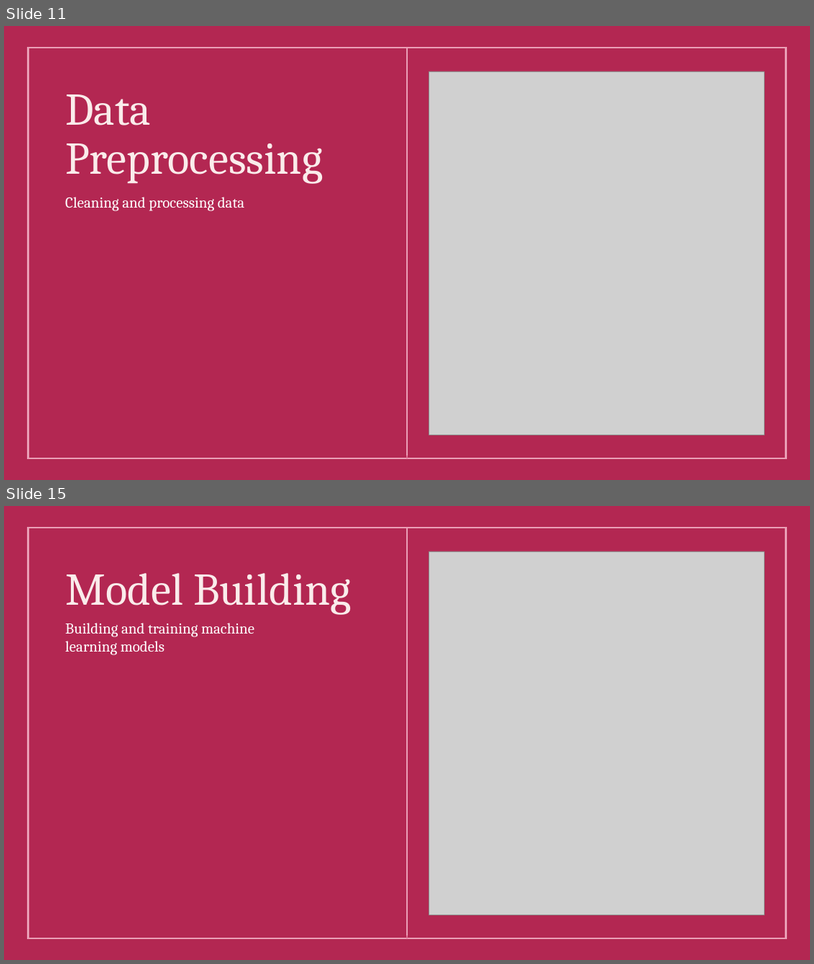
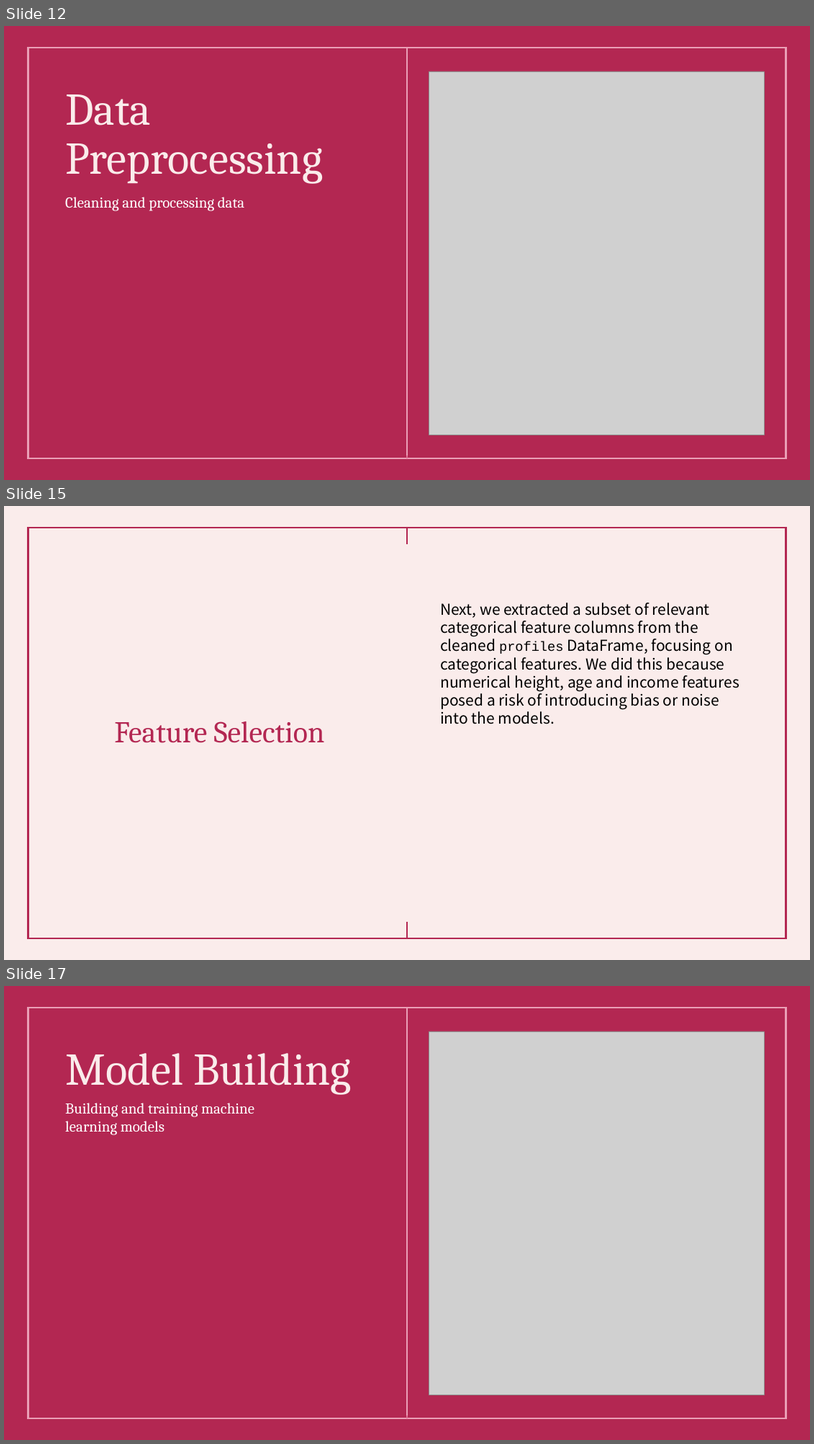
Before and after one commit to FaatimahMajothi98/OKCupid-Machine-Learning-Portfolio-Project, a slide deck: OKCupid-Date-A-Scientist-Starter/OKCupid – Machine Learning Analysis.pptx. Shown one above the other, each under a label of ours: slides 11 and 15 before the commit, slides 12, 15 and 17 after it; the slides between them are not shown. The pictures are 814x964 and 814x1444 pixels, drawn with LibreOffice and Linux fonts; fonts in the diff are those of the drawing; grey boxes stand for pictures. Boxes give left, top, right and bottom in pixels: in the first picture for what was removed or moved away, otherwise in the second. Text is boxed around its words. In the diff, an @@ line names an element or a change of style, - is before the commit and + after.

```diff
--- a/OKCupid-Date-A-Scientist-Starter/OKCupid – Machine Learning Analysis.pptx
+++ b/OKCupid-Date-A-Scientist-Starter/OKCupid – Machine Learning Analysis.pptx
@@ slide 15 added at [4, 506, 810, 960], background #FAECEB; not listed: 3 template elements that a slide beside it also shows @@
@@ text added at [440, 602, 739, 724], 18 pt, text #000000 @@
+Next, we extracted a subset of relevant categorical feature columns from the cleaned profiles DataFrame, focusing on categorical features. We did this because numerical height, age and income features posed a risk of introducing bias or noise into the models.
@@ title added at [114, 721, 325, 743], 36 pt, text #B32752 @@
+Feature Selection
@@ what was slide 11 is now slide 12 @@
@@ what was slide 15 is now slide 17 @@
```
Also in this commit, not shown: 3 slides changed, 3 other slides added, 2 slides removed, 1 other file.
